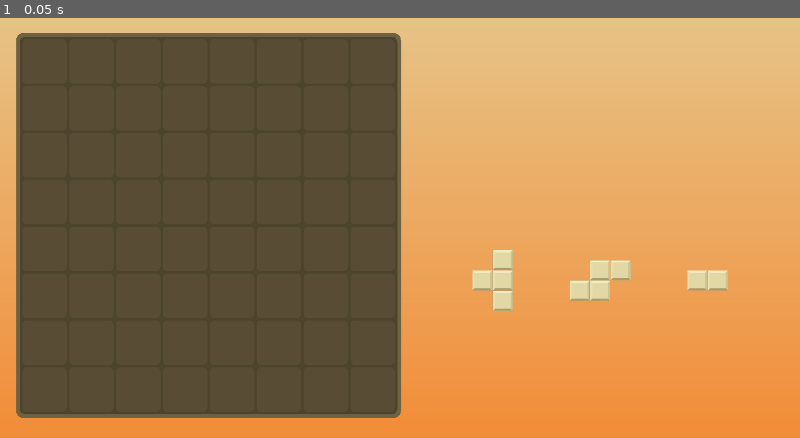
Above: before the commit, frame 1.
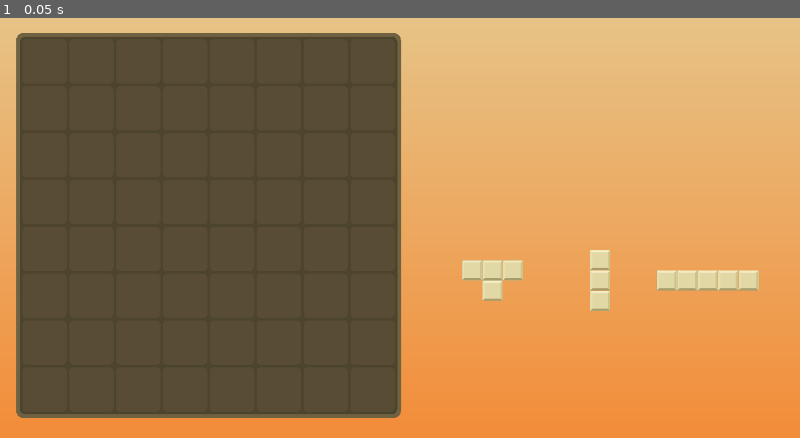
Above: after the commit, the same moment.

Repository: morenets-serhii-KPI/computer_games_project
Game: Godot game, scene res://scenes/main.tscn
The game is run twice, just before and just after one commit, with the same random seed, the same clock (stepped at 60 frames per second) and the same inputs.
Inputs:
- Up to frame 1 (0.05 s): no input

The runs differ from the first frame. In frame 1, 1.4% of the frame differs, in the area x 57-95%, y 55-70%.

Commit message:
Add smart piece placement with highlight snapping

Diff:
--- a/scripts/board.gd
+++ b/scripts/board.gd
@@ -18,6 +18,11 @@
 var grid = []
 var highlights = []
 
+var current_highlight_pos = null
+var locked_highlight_pos = null
+
+var cell_offset = Vector2(TILE_SIZE, TILE_SIZE) * 0.12
+
 # ================== INIT ==================
 
 func _ready():
@@ -38,14 +43,9 @@
 	) * BOARD_SCALE
 
 	board_container.scale = Vector2(scale_factor, scale_factor)
-
 	pieces_container.scale = Vector2.ONE
 
-	board_container.position = Vector2(
-		screen.x * 0.02,
-		screen.y * 0.1
-	)
-
+	board_container.position = Vector2(screen.x * 0.02, screen.y * 0.1)
 	pieces_container.position = Vector2.ZERO
 
 
@@ -78,12 +78,11 @@
 
 	_clear_pieces()
 
-	var shapes = _generate_shapes(3)
-
 	var layout = _calculate_piece_layout()
 
 	for i in range(3):
-		_create_piece(shapes[i], i, layout)
+		var shape = Shapes.FORMS.pick_random().pick_random()
+		_create_piece(shape, i, layout)
 
 	await get_tree().process_frame
 
@@ -96,17 +95,6 @@
 		c.queue_free()
 
 
-func _generate_shapes(count):
-
-	var result = []
-
-	for i in range(count):
-		var group = Shapes.FORMS.pick_random()
-		result.append(group.pick_random())
-
-	return result
-
-
 func _calculate_piece_layout():
 
 	var panel_w = right_panel.size.x
@@ -114,15 +102,12 @@
 
 	var margin_x = panel_w * 0.08
 	var usable_width = panel_w - margin_x * 2
-
 	var spacing = panel_w * 0.02
 
 	var scale = (usable_width - spacing * 2) / (3 * 5 * TILE_SIZE)
 
 	var max_height = panel_h * 0.25
-	var scale_h = max_height / (5 * TILE_SIZE)
-
-	scale = min(scale, scale_h)
+	scale = min(scale, max_height / (5 * TILE_SIZE))
 
 	return {
 		"scale": scale,
@@ -183,16 +168,17 @@
 	for y in range(shape.size()):
 		for x in range(shape[y].size()):
 
-			if shape[y][x] == 1:
-
-				var bx = grid_x + x
-				var by = grid_y + y
-
-				if bx < 0 or by < 0 or bx >= GRID_W or by >= GRID_H:
-					return false
-
-				if grid[by][bx] == 1:
-					return false
+			if shape[y][x] != 1:
+				continue
+
+			var bx = grid_x + x
+			var by = grid_y + y
+
+			if bx < 0 or by < 0 or bx >= GRID_W or by >= GRID_H:
+				return false
+
+			if grid[by][bx] == 1:
+				return false
 
 	return true
 
@@ -227,25 +213,18 @@
 
 	await get_tree().process_frame
 
-	if pieces_container.get_child_count() > 0:
-
-		if _is_game_over():
-			print("GAME OVER")
-			return
-
 	if pieces_container.get_child_count() == 0:
 		_spawn_pieces()
+	elif _is_game_over():
+		print("GAME OVER")
 
 
 func _is_game_over():
 
 	for piece in pieces_container.get_children():
-
-		var shape = piece.form
-
 		for y in range(GRID_H):
 			for x in range(GRID_W):
-				if can_place(shape, x, y):
+				if can_place(piece.form, x, y):
 					return false
 
 	return true
@@ -257,7 +236,13 @@
 
 	clear_highlight()
 
-	var cell_offset = Vector2(12, 12)      # вирівнювання в клітинці
+	if not can_place(shape, grid_x, grid_y):
+		return
+
+	var pos = Vector2(grid_x, grid_y)
+
+	current_highlight_pos = pos
+	locked_highlight_pos = pos
 
 	for y in range(shape.size()):
 		for x in range(shape[y].size()):
@@ -268,11 +253,7 @@
 			var bx = grid_x + x
 			var by = grid_y + y
 
-			if bx < 0 or by < 0 or bx >= GRID_W or by >= GRID_H:
-				continue
-
 			var block = HighlightBlock.instantiate()
-
 			block.position = Vector2(bx, by) * TILE_SIZE + cell_offset
 			block.modulate = Color(1, 1, 1, 0.35)
 
@@ -287,37 +268,21 @@
 
 	highlights.clear()
 
-
-# ================== UTILS ==================
-
-func is_inside(mouse_global):
-
-	var local = to_local(mouse_global)
-
-	return (
-		local.x >= 0 and local.y >= 0 and
-		local.x < GRID_W * TILE_SIZE and
-		local.y < GRID_H * TILE_SIZE
-	)
-
-
+	current_highlight_pos = null
+	locked_highlight_pos = null
+
+
+# ================== LINES ==================
 
 func clear_lines():
 
-	var rows_to_clear = []
-	var cols_to_clear = []
-
-	# --- перевірка рядків ---
+	var rows = []
+	var cols = []
+
 	for y in range(GRID_H):
-		var full = true
-		for x in range(GRID_W):
-			if grid[y][x] == 0:
-				full = false
-				break
-		if full:
-			rows_to_clear.append(y)
-
-	# --- перевірка колонок ---
+		if grid[y].all(func(v): return v == 1):
+			rows.append(y)
+
 	for x in range(GRID_W):
 		var full = true
 		for y in range(GRID_H):
@@ -325,13 +290,74 @@
 				full = false
 				break
 		if full:
-			cols_to_clear.append(x)
-
-	# --- очищення ---
-	for y in rows_to_clear:
+			cols.append(x)
+
+	for y in rows:
 		for x in range(GRID_W):
 			grid[y][x] = 0
 
-	for x in cols_to_clear:
+	for x in cols:
 		for y in range(GRID_H):
 			grid[y][x] = 0
+
+
+# ================== SMART SNAP ==================
+
+func find_best_position(shape, gx, gy):
+
+	gx = clamp(gx, 0, GRID_W - 1)
+	gy = clamp(gy, 0, GRID_H - 1)
+
+	var best_pos = null
+	var best_score = -INF
+
+	for r in range(5):
+		for dy in range(-r, r + 1):
+			for dx in range(-r, r + 1):
+
+				var nx = gx + dx
+				var ny = gy + dy
+
+				if not can_place(shape, nx, ny):
+					continue
+
+				var score = _score_position(shape, nx, ny, gx, gy)
+				score -= (abs(dx) + abs(dy)) * 0.1
+
+				if score > best_score:
+					best_score = score
+					best_pos = Vector2(nx, ny)
+
+	return best_pos
+
+
+func _score_position(shape, gx, gy, base_gx, base_gy):
+
+	var score = 0
+	var overlap = 0
+
+	for y in range(shape.size()):
+		for x in range(shape[y].size()):
+
+			if shape[y][x] != 1:
+				continue
+
+			var bx = gx + x
+			var by = gy + y
+
+			if bx == base_gx + x and by == base_gy + y:
+				overlap += 1
+
+			for n in [Vector2(1,0), Vector2(-1,0), Vector2(0,1), Vector2(0,-1)]:
+
+				var nx = bx + n.x
+				var ny = by + n.y
+
+				if nx >= 0 and ny >= 0 and nx < GRID_W and ny < GRID_H:
+					if grid[ny][nx] == 1:
+						score += 3
+
+	score += overlap * 20
+	score -= (abs(gx - base_gx) + abs(gy - base_gy)) * 0.2
+
+	return score
--- a/scripts/piece.gd
+++ b/scripts/piece.gd
@@ -107,12 +107,12 @@
 		return
 
 	if event.pressed:
-		_try_start_drag()
-	else:
-		_try_end_drag()
-
-
-func _try_start_drag():
+		_start_drag()
+	else:
+		_end_drag()
+
+
+func _start_drag():
 
 	if current_dragged != null or not is_mouse_over():
 		return
@@ -128,7 +128,7 @@
 	z_index = 100
 
 
-func _try_end_drag():
+func _end_drag():
 
 	if not (dragging and current_dragged == self):
 		return
@@ -138,33 +138,38 @@
 	dragging = false
 	current_dragged = null
 
-	var grid = _get_grid_from_mouse()
-
-	if grid != null and board.can_place(form, grid.x, grid.y):
-		_place(grid)
-	else:
-		_reset_piece()
-
-	board.clear_highlight()
+	if board.locked_highlight_pos != null:
+		_place()
+	else:
+		_reset()
 
 
 # ================== LOGIC ==================
 
-func _place(grid):
+func _place():
+
+	var grid = board.locked_highlight_pos
+
+	if grid == null:
+		_reset()
+		return
 
 	board.place_piece(form, grid.x, grid.y)
 	board.update_tiles()
+
+	board.on_piece_placed(self)
 	board.clear_highlight()
 
-	board.on_piece_placed(self)
-
-
-func _reset_piece():
+
+func _reset():
 
 	global_position = start_position
 	scale = start_scale
 	z_index = start_z_index
 
+	if board != null:
+		board.clear_highlight()
+
 
 # ================== PROCESS ==================
 
@@ -176,30 +181,29 @@
 	var mouse = get_global_mouse_position()
 
 	_update_highlight(mouse)
-	_update_position(mouse)
+	global_position = mouse + drag_offset
 
 
 # ================== HELPERS ==================
 
-func _update_position(mouse):
-	global_position = mouse + drag_offset
-
-
 func _update_highlight(mouse):
 
 	if board == null:
 		return
 
 	var grid = _get_grid_from_mouse(mouse)
-
-	if grid != null:
-		board.show_highlight(form, grid.x, grid.y)
-
-
-func _get_grid_from_mouse(mouse = get_global_mouse_position()):
-
-	if board == null:
-		return null
+	if grid == null:
+		return
+
+	var best = board.find_best_position(form, grid.x, grid.y)
+
+	if best != null and abs(best.x - grid.x) + abs(best.y - grid.y) <= 2:
+		board.show_highlight(form, best.x, best.y)
+	else:
+		board.clear_highlight()
+
+
+func _get_grid_from_mouse(mouse):
 
 	var local = board.to_local(mouse)
 
@@ -216,13 +220,11 @@
 	if collision == null or collision.shape == null:
 		return false
 
-	var mouse_global = get_global_mouse_position()
-	var mouse_local = collision.to_local(mouse_global)
+	var mouse_local = collision.to_local(get_global_mouse_position())
 
 	var rect = collision.shape as RectangleShape2D
 
 	if rect:
-		var half = rect.size / 2
-		return Rect2(-half, rect.size).has_point(mouse_local)
+		return Rect2(-rect.size / 2, rect.size).has_point(mouse_local)
 
 	return false
